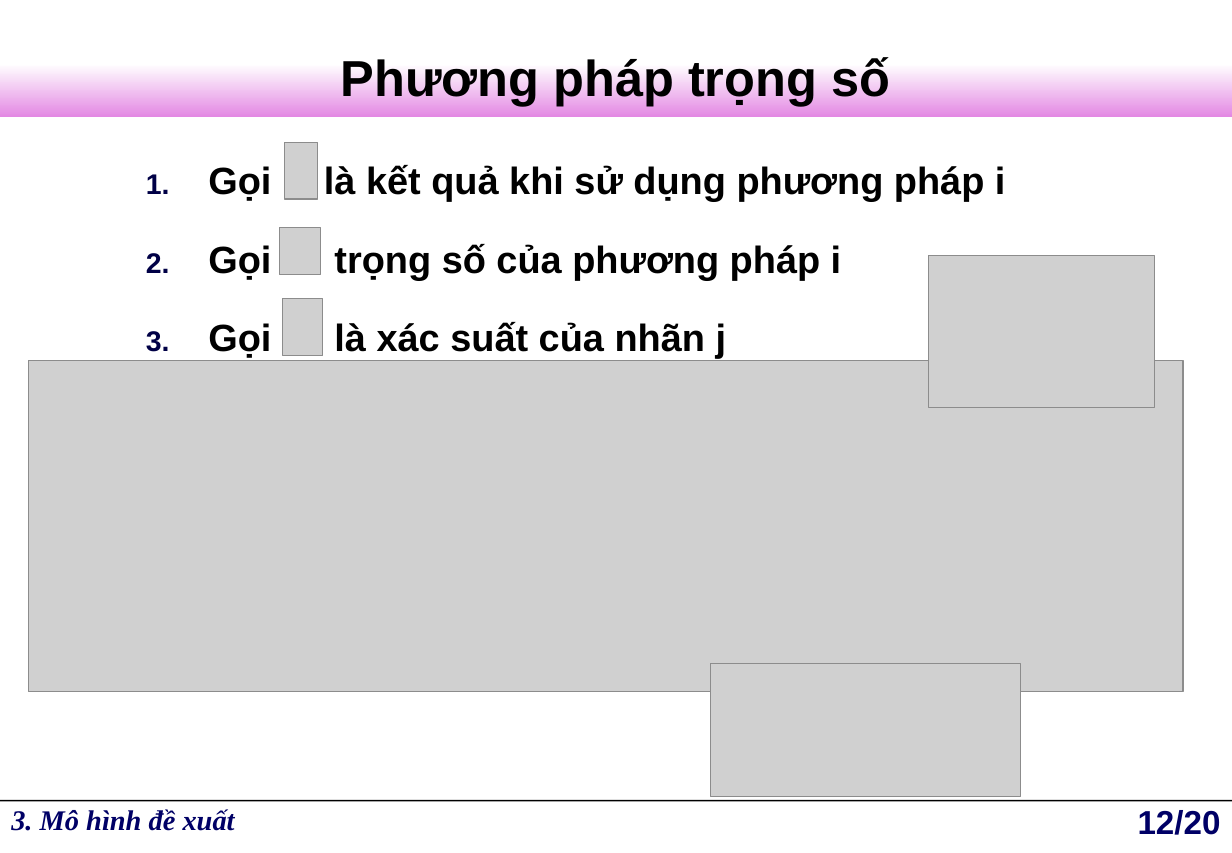
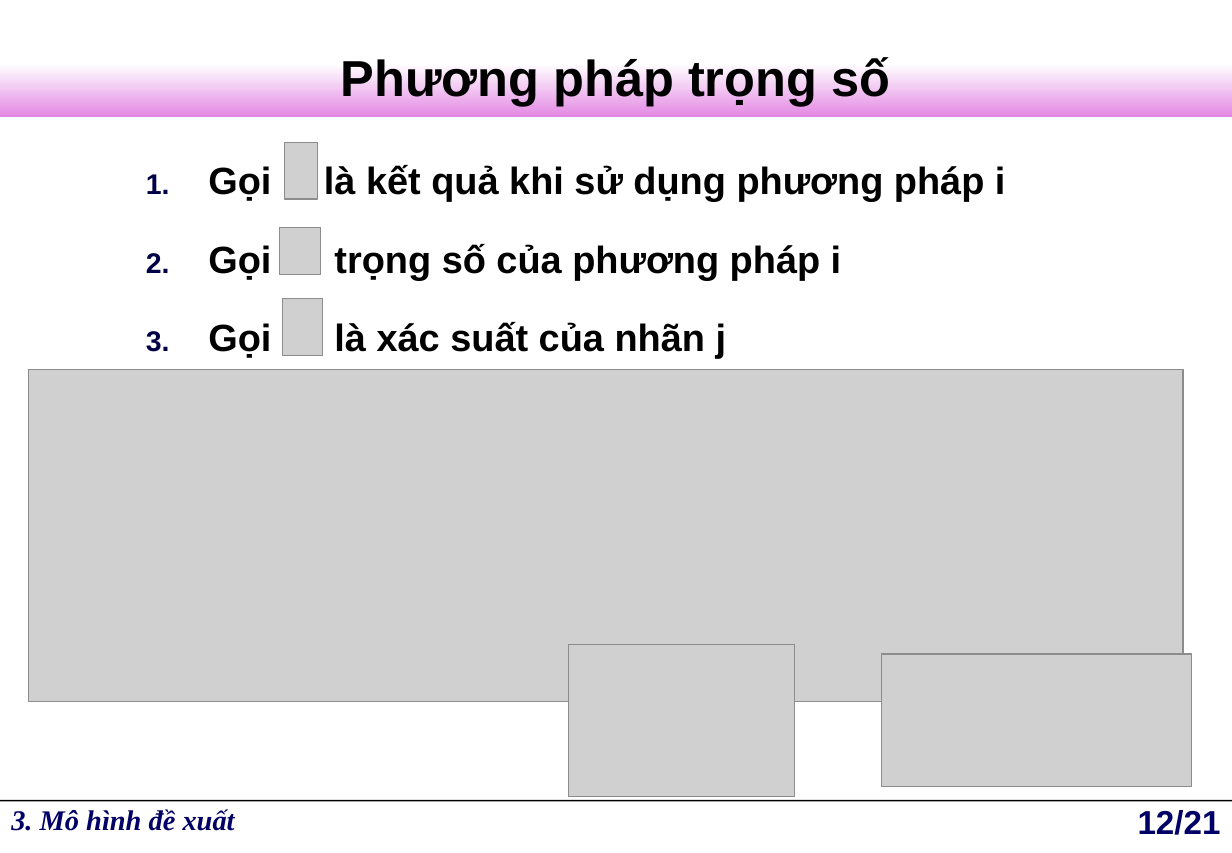
Before and after one commit to darian68/lv, a slide deck: slide 12 of Bao_Cao_Luan_Van.ppt. Drawn at 1232x853 pixels with LibreOffice and Linux fonts; fonts in the diff are those of the drawing; grey boxes stand for pictures; background and template pictures are left out. Boxes give left, top, right and bottom in pixels: in the first picture for what was removed or moved away, otherwise in the second. Text is boxed around its words. In the diff, an @@ line names an element or a change of style, - is before the commit and + after.

```diff
--- a/Bao_Cao_Luan_Van.ppt
+++ b/Bao_Cao_Luan_Van.ppt
@@ picture: place and size @@
-picture at (28,360,1182,692)
+picture at (28,369,1182,701)
@@ picture: place and size @@
-picture at (929,256,1155,407)
+picture at (568,644,794,796)
@@ picture: place and size @@
-picture at (710,663,1021,796)
+picture at (881,654,1191,786)
@@ page number at (1138,810,1221,835): text changed @@
-12/20
+12/21
```
Also in this commit, not shown: 5 other slides changed, 1 slide added.
